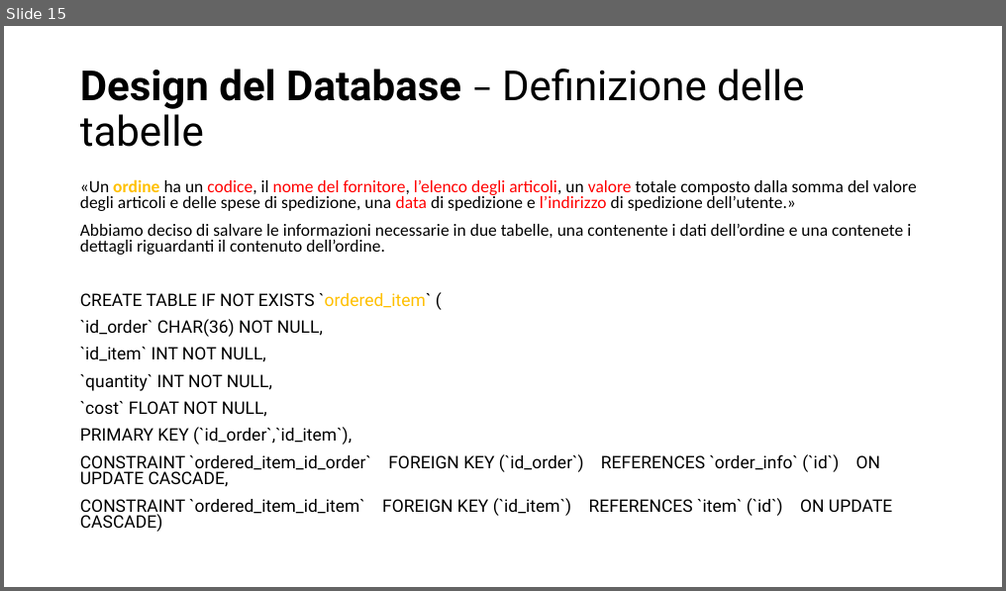
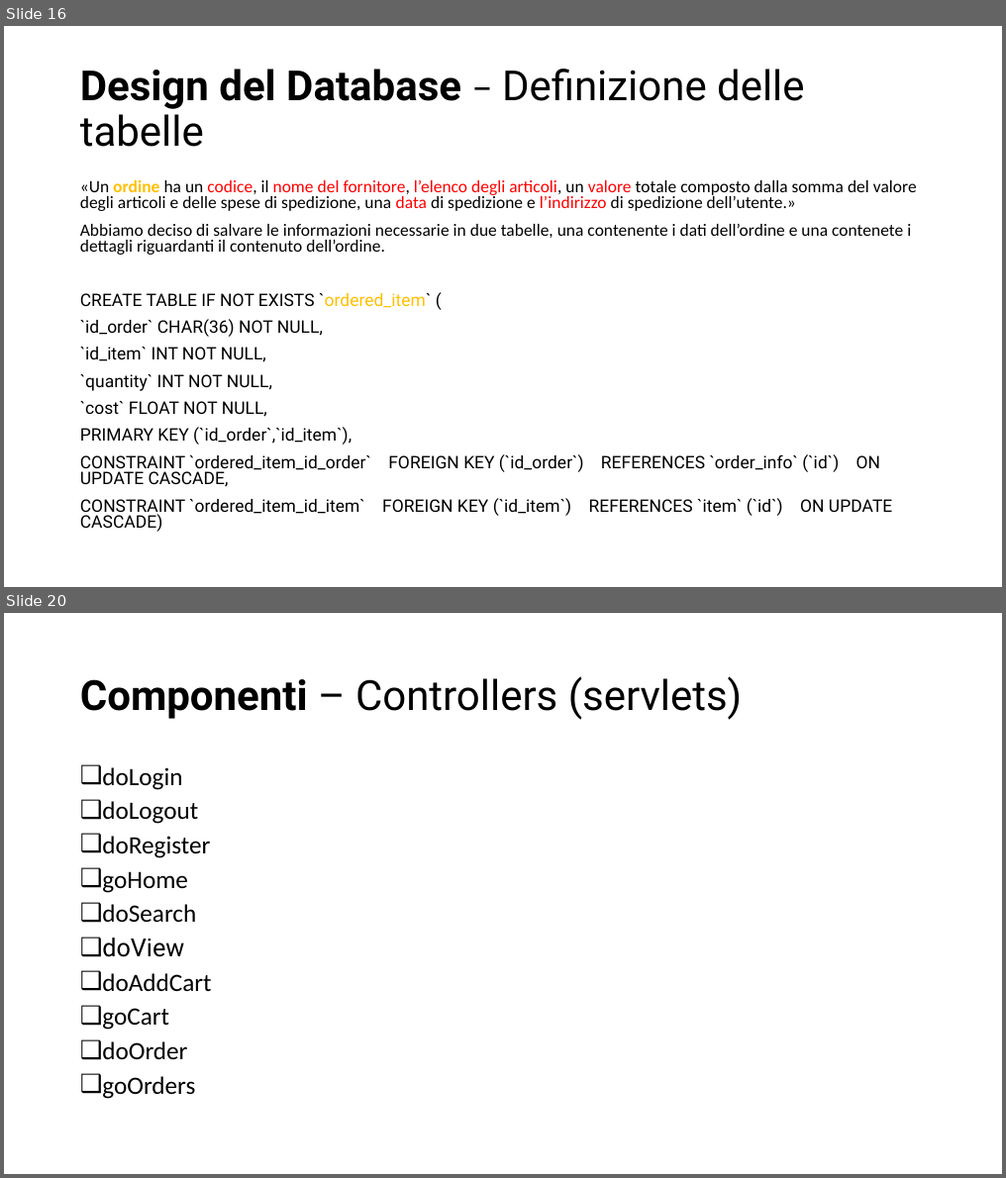
Before and after one commit to sofiamartellozzo/BigBang, a slide deck: docs/ideaPerLaPresentazione.pptx. Shown one above the other, each under a label of ours: slide 15 before the commit, slides 16 and 20 after it; the slides between them are not shown. The pictures are 1006x591 and 1006x1178 pixels, drawn with LibreOffice and Linux fonts; fonts in the diff are those of the drawing. Boxes give left, top, right and bottom in pixels: in the first picture for what was removed or moved away, otherwise in the second. Text is boxed around its words. In the diff, an @@ line names an element or a change of style, - is before the commit and + after.

```diff
--- a/docs/ideaPerLaPresentazione.pptx
+++ b/docs/ideaPerLaPresentazione.pptx
@@ slide 20 added at [4, 613, 1002, 1174], background #FFFFFF @@
@@ title added at [80, 676, 743, 720], 40 pt, text #000000 @@
+Componenti – Controllers (servlets)
@@ text added at [102, 767, 211, 1099], 24 pt, text #000000 @@
+❑ doLogin
+❑ doLogout
+❑ doRegister
+❑ goHome
+❑ doSearch
+❑ doView
+❑ doAddCart
+❑ goCart
+❑ doOrder
+❑ goOrders
@@ what was slide 15 is now slide 16 @@
```
Also in this commit, not shown: 2 slides changed, 9 other slides added.
